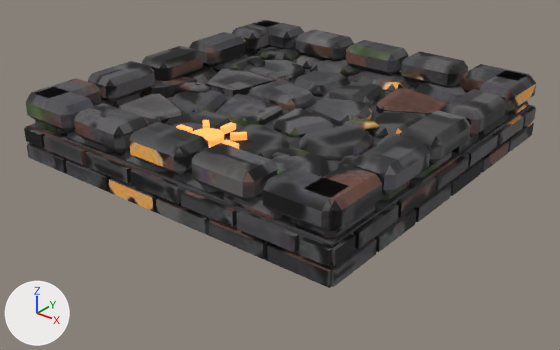
Renders of the glTF model assets/noir/plates/plate_2_svarog.glb from each side of a commit.
One viewpoint serves both versions: a camera (50 mm lens) standing at (2.45, -3.13, 1.76) and looking at (0.03, -0.11, -0.12). The axes (+X, +Y, +Z) are drawn at lower left. The lights are the same throughout. The picture after the commit comes second. Vertices at exactly the same position are counted once.

Script lines for the objects in view, before the commit:
```python
mat_plate_2_svarog_paint = principled_material('plate_2_svarog_paint')
mat_plate_2_svarog_paint.texture = img_plate_2_svarog_paint
mat_plate_2_svarog_paint.roughness = 0.78
me_plate_2_svarog = bpy.data.meshes.new('plate_2_svarog')
me_plate_2_svarog.from_pydata(...)  # 2276 vertices, 4052 faces; spans x -1.0..1.0, y -1.0..1.0, z -0.1..0.28
# faces by material slot: [3896, 156]
me_plate_2_svarog.materials.append(mat_plate_2_svarog_paint)  # picture img_plate_2_svarog_paint
me_plate_2_svarog.materials.append(mat_glow_svarog)  # orange #ffa250, glowing orange #ed964a
ob_plate_2_svarog = bpy.data.objects.new('plate_2_svarog', me_plate_2_svarog)
ob_plate_2_svarog.location = (0.0, 0.0, 0.1)
```
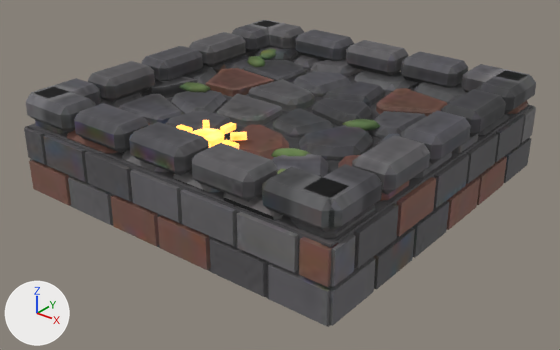
The newer file is also turned or shifted as a whole; pictures and numbers use the older file's frame.

Edits to the bpy script that builds the scene:
```text
Change mat_plate_2_svarog_paint:
    where n0 = _N.new('ShaderNodeBsdfPrincipled'); n0.name = 'Principled BSDF'
    add n0.inputs[28].default_value = 1.6  # 'Emission Strength'
    where n2 = _N.new('ShaderNodeTexImage'); n2.name = 'Image Texture'
    n2.image: img_plate_2_svarog_paint -> img_plate_2_svarog_emit
    add n3 = _N.new('ShaderNodeTexImage'); n3.name = 'Image Texture.001'
    add n3.image = img_plate_2_svarog_paint
    remove _L.new(n2.outputs[0], n0.inputs[0])  # 'Color' to 'Base Color'
    add _L.new(n2.outputs[0], n0.inputs[27])  # 'Color' to 'Emission Color'
    add _L.new(n3.outputs[0], n0.inputs[0])  # 'Color' to 'Base Color'
Change me_plate_2_svarog:
    remove me_plate_2_svarog.from_pydata(...)  # 2276 vertices, 4052 faces; spans x -1.0..1.0, y -1.0..1.0, z -0.1..0.28
    add me_plate_2_svarog.from_pydata(...)  # 2278 vertices, 4056 faces; spans x -1.0..1.0, y -1.0..1.0, z -0.29..0.28
    me_plate_2_svarog part 1: a new loose piece, a box spanning x -0.987..-0.679, y -1.005..-0.935, z -0.269..-0.101, in mat_plate_2_svarog_paint
    me_plate_2_svarog part 2: a new loose piece, a box spanning x -0.654..-0.346, y -1.005..-0.935, z -0.269..-0.101, in mat_plate_2_svarog_paint
    me_plate_2_svarog part 3: a new loose piece, a box spanning x -0.321..-0.013, y -1.005..-0.935, z -0.269..-0.101, in mat_plate_2_svarog_paint
    me_plate_2_svarog part 4: a new loose piece, a box spanning x 0.013..0.321, y -1.005..-0.935, z -0.269..-0.101, in mat_plate_2_svarog_paint
    me_plate_2_svarog part 5: a new loose piece, a box spanning x 0.346..0.654, y -1.005..-0.935, z -0.269..-0.101, in mat_plate_2_svarog_paint
    me_plate_2_svarog part 6: a new loose piece, a box spanning x 0.679..0.987, y -1.005..-0.935, z -0.269..-0.101, in mat_plate_2_svarog_paint
    me_plate_2_svarog part 7: a new loose piece, a box spanning x 0.935..1.005, y -0.987..-0.679, z -0.269..-0.101, in mat_plate_2_svarog_paint
    me_plate_2_svarog part 8: a new loose piece, a box spanning x 0.935..1.005, y -0.654..-0.346, z -0.269..-0.101, in mat_plate_2_svarog_paint
    me_plate_2_svarog part 9: a new loose piece, a box spanning x 0.935..1.005, y -0.321..-0.013, z -0.269..-0.101, in mat_plate_2_svarog_paint
    me_plate_2_svarog part 10: a new loose piece, a box spanning x 0.935..1.005, y 0.013..0.321, z -0.269..-0.101, in mat_plate_2_svarog_paint
    me_plate_2_svarog part 11: a new loose piece, a box spanning x 0.935..1.005, y 0.346..0.654, z -0.269..-0.101, in mat_plate_2_svarog_paint
    me_plate_2_svarog part 12: a new loose piece, a box spanning x 0.935..1.005, y 0.679..0.987, z -0.269..-0.101, in mat_plate_2_svarog_paint
    me_plate_2_svarog part 13: 16 loose pieces with 128 vertices, spanning x -1.0..1.0, y -1.0..1.0, z -0.08..-0.01, are deleted
    me_plate_2_svarog part 14: 95 vertices moved from x -1.0..1.0, y -1.0..1.0, z -0.1..0.14 to x -1.0..1.0, y -1.0..1.0, z -0.29..0.14; 94 vertices removed from x -1.0..1.0, y -1.0..1.0, z -0.08..0.1; 32 vertices added at x -1.0..1.0, y -1.0..1.0, z -0.08..0.11
    me_plate_2_svarog part 15: 3356 kept faces spanning x -1.0..1.0, y -1.0..1.0, z -0.29..0.28 get new texture (UV) coordinates
    me_plate_2_svarog part 16: 156 faces spanning x -0.19..0.19, y -0.83..-0.45, z 0.16..0.19 switch from mat_glow_svarog (orange #ffa250, glowing orange #ed964a) to mat_plate_2_svarog_paint
    other edits to the shape of me_plate_2_svarog do not show in these pictures
```

What differs and where, as boxes (x1, y1, x2, y2) in the pictures (560 x 350 px; the box of a moved part takes in the faces that stretch with it):
'plate_2_svarog', surface changed, reshaped (14% taller): before (24, 20, 536, 288); after (24, 20, 536, 327)
part 1 of me_plate_2_svarog, added (brown): after (29, 160, 71, 205)
part 2 of me_plate_2_svarog, added: after (68, 177, 113, 225)
part 3 of me_plate_2_svarog, added (brown): after (111, 195, 160, 246)
part 4 of me_plate_2_svarog, added (brown): after (157, 215, 211, 270)
part 5 of me_plate_2_svarog, added: after (210, 238, 267, 297)
part 6 of me_plate_2_svarog, added: after (268, 263, 330, 326)
part 7 of me_plate_2_svarog, added: after (320, 258, 376, 326)
part 8 of me_plate_2_svarog, added: after (374, 227, 415, 289)
part 9 of me_plate_2_svarog, added: after (413, 201, 449, 258)
part 10 of me_plate_2_svarog, added (brown): after (447, 177, 480, 230)
part 11 of me_plate_2_svarog, added (brown): after (477, 157, 507, 205)
part 12 of me_plate_2_svarog, added: after (504, 138, 531, 183)
part 13 of me_plate_2_svarog, deleted: before (66, 141, 509, 259)
part 14 of me_plate_2_svarog, moved or reshaped: before (24, 57, 536, 288); after (24, 57, 532, 327)
part 15 of me_plate_2_svarog, surface changed: before (24, 20, 536, 288); after (24, 20, 536, 327)
part 16 of me_plate_2_svarog, recoloured (orange to yellow): (176, 120, 247, 149) in both
